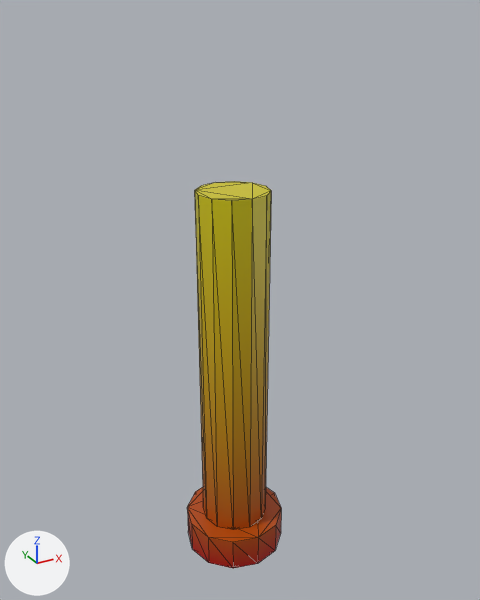
One commit to the glTF model game/models/ruins/column_broken.glb: the scene before it, then after it.
Both versions are drawn from a 50 mm camera at (-1.85, -3.45, 3.64) aimed at (0.07, 0.03, 1.9). Every picture has the same lights, and +X, +Y and +Z are marked at lower left. The older version comes first. Mesh edges are drawn as thin lines. Objects named as collision shapes, trigger or cutter boxes, shadow casters or lower levels of detail are left out. Vertices at exactly the same position are counted once.

In view in the first picture: 'column_broken'.
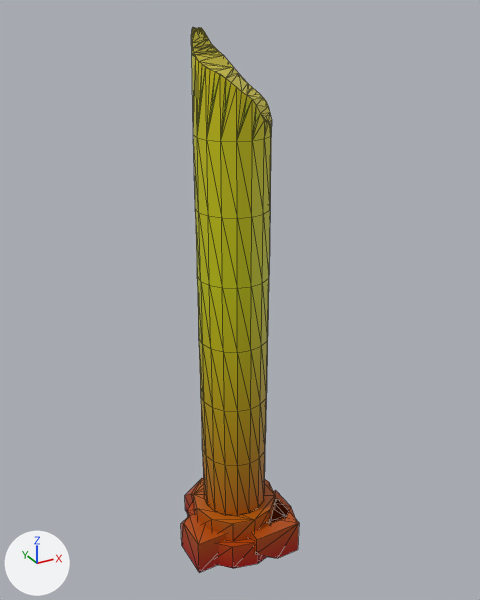
Changed parts and their boxes (x1, y1, x2, y2) in the pictures (480 x 600 px):
'column_broken', reshaped (25% wider, 41% taller): before (187, 181, 281, 568); after (181, 27, 299, 572)
part 1 of me_column_broken, added (brown): after (194, 479, 275, 541)
part 2 of me_column_broken, rebuilt (6% wider, 40% taller): before (195, 181, 271, 530); after (191, 27, 272, 516)
part 3 of me_column_broken, added: after (267, 490, 296, 523)
part 4 of me_column_broken, added (mostly hidden): after (185, 478, 203, 513)
part 5 of me_column_broken, added (brown): after (251, 499, 299, 558)
part 6 of me_column_broken, built on: before (187, 487, 281, 568); after (181, 502, 266, 572)

Edits to the bpy script that builds the scene:
```text
Change me_column_broken:
    used by ob_column_broken; location = (0.0, 0.0, 0.0)
    remove me_column_broken.from_pydata(...)  # 48 vertices, 88 faces; spans x -0.35..0.35, y -0.35..0.35, z 0.0..2.64
    add me_column_broken.from_pydata(...)  # 338 vertices, 644 faces; spans x -0.4..0.36, y -0.38..0.41, z 0.0..3.54
    me_column_broken part 1: a new loose piece, a 12-sided cylinder along z spanning x -0.3..0.3, y -0.3..0.3, z 0.2..0.36, in mat_stone
    me_column_broken part 2: the loose piece of 24 vertices spanning x -0.23..0.23, y -0.23..0.23, z 0.24..2.64 is rebuilt with 216 vertices and now spans x -0.23..0.23, y -0.23..0.23, z 0.36..3.54
    me_column_broken part 3: a new loose piece of 16 vertices spanning x 0.01..0.36, y -0.29..0.01, z 0.0..0.26, in mat_stone
    me_column_broken part 4: a new loose piece of 14 vertices spanning x -0.22..0.13, y 0.11..0.41, z 0.0..0.26, in mat_stone
    me_column_broken part 5: a new loose piece of 14 vertices spanning x -0.02..0.33, y -0.38..-0.08, z 0.0..0.26, in mat_stone
    me_column_broken part 6
    12 vertices are removed from x -0.35..0.35, y -0.35..0.35, z 0.24
    36 faces are deleted
    12 vertices are added at x -0.4..-0.05, y -0.22..0.07, z 0.0..0.26
    12 new vertices lie (0.0, 0.0, 0.2) away from vertices in x -0.35..0.35, y -0.35..0.35, z 0.0
    56 new faces join them
    other edits to the shape of me_column_broken do not show in these pictures
```
